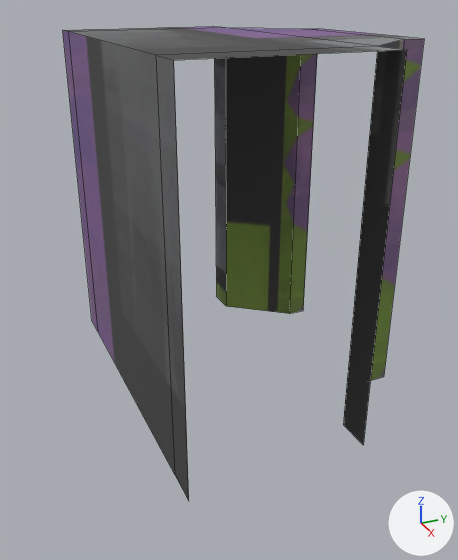
The FBX model Assets/Hamster/RawAssets/wall_t_shape.fbx as it was, and as the next commit left it.
Camera for both pictures: a 50 mm lens placed at (0.032, -0.0128, 0.0222), pointed at (0.0018, 0.0008, 0.0071). The lights are fixed; the arrows at lower right show +X, +Y and +Z. Mesh edges are drawn as thin lines. Where no turn or scale is listed for an object, it has been applied to the vertices.

The scene before the commit, as lines of its bpy script (objects in view):
```python
me_mesh = bpy.data.meshes.new('Mesh')
me_mesh.from_pydata(...)  # 24 vertices, 14 faces; spans x -0.01..0.01, y -0.005..0.0101, z 0.0..0.02
me_mesh.materials.append(mat_walls_shader)  # picture img_wall_pieces_tex_jpg
# before: 0 (0.005, 0.0088, 0.02) at pixel (404, 39), 1 (0.005, 0.0088, 0.0), 2 (0.005, 0.0101, 0.02) at pixel (424, 38), 3 (0.005, 0.0101, 0.0) at pixel (383, 376), 6 (-0.005, 0.0088, 0.02) at pixel (301, 28)
# before: 7 (-0.005, 0.0088, 0.0) at pixel (289, 313), 8 (-0.005, 0.0101, 0.0) at pixel (303, 310), 9 (-0.005, 0.0101, 0.02) at pixel (318, 28), 16 (0.01, -0.005, 0.0) at pixel (188, 501), 19 (0.01, 0.005, 0.0) at pixel (363, 445)
# before: 20 (-0.01, -0.005, 0.0) at pixel (91, 320), 23 (-0.01, 0.005, 0.0) at pixel (216, 296)
ob_wall_t_shape = bpy.data.objects.new('wall_t_shape', me_mesh)
ob_wall_t_shape.location = (0.0, 0.0, 0.0)
```
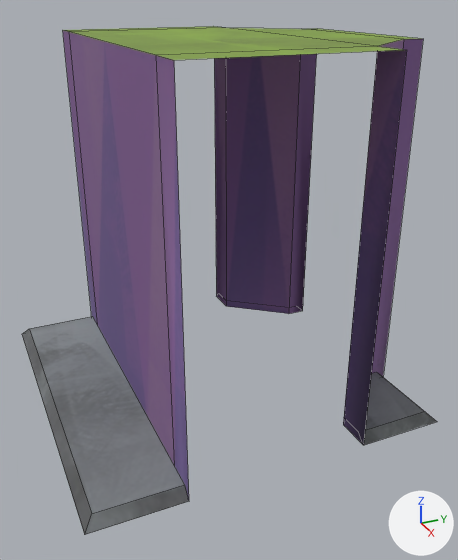
Boxes [x1, y1, x2, y2] around the edits, measured in the pictures (458 x 560 px):
'wall_t_shape', reshaped (15% wider, 7% taller)
    before: [63, 26, 424, 501]
    after: [22, 26, 437, 535]
part 1 of me_mesh, built on
    before: [289, 39, 424, 380]
    after: [22, 39, 437, 535]
part 2 of me_mesh, surface changed (grey to purple)
    both: [65, 26, 422, 499]

The change, as a list of edits to the scene's bpy script:
```text
Change me_mesh:
    used by ob_wall_t_shape; location = (0.0, 0.0, 0.0)
    verts and faces of me_mesh; kept vertices keep their numbers, new ones are numbered from 24
    remove me_mesh.from_pydata(...)  # 24 vertices, 14 faces; spans x -0.01..0.01, y -0.005..0.0101, z 0.0..0.02
    add me_mesh.from_pydata(...)  # 42 vertices, 24 faces; spans x -0.01..0.01, y -0.01..0.01, z 0.0..0.02
    me_mesh part 1
    add delete_vertices([3, 8])  # with the faces that use them
    add verts[2] = (0.005, 0.01, 0.02)  # moved, pixel (423, 38)
    add verts[9] = (-0.005, 0.01, 0.02)  # moved, pixel (317, 28)
    add verts[24] = (-0.0095, -0.0095, 0.0006)  # pixel (29, 328)
    add verts[25] = (0.0095, -0.0095, 0.0006)  # pixel (91, 513)
    add verts[26] = (0.0095, 0.005, 0.0005)  # pixel (358, 432)
    add verts[27] = (-0.0095, 0.005, 0.0005)  # pixel (218, 293)
    add for new, old in zip([*range(28, 32)], [*range(24, 28)]): verts[new] = verts[old] + (0.0, 0.0045, 0.0)
    add verts[32] = (0.005, 0.01, 0.0)  # pixel (383, 377)
    add verts[33] = (-0.005, 0.01, 0.0)  # pixel (302, 310)
    add verts[34] = (-0.01, -0.01, 0.0)  # pixel (21, 334)
    add verts[35] = (0.01, -0.01, 0.0)  # pixel (84, 534)
    add verts[36] = (0.01, 0.01, 0.0)  # pixel (437, 421)
    add verts[37] = (0.005, 0.0095, 0.0005)  # pixel (376, 372)
    add verts[38] = (0.005, 0.0088, 0.0005)
    add verts[39] = (0.008, 0.005, 0.0005)  # pixel (343, 417)
    add verts[40] = (-0.01, 0.01, 0.0)
    add verts[41] = (-0.005, 0.0095, 0.0005)  # pixel (296, 306)
    add verts[42] = (-0.005, 0.0088, 0.0005)  # pixel (289, 307)
    add verts[43] = (-0.008, 0.005, 0.0005)  # pixel (226, 300)
    add faces += [(0, 1, 32, 2), (6, 9, 33, 7), (24, 25, 29, 28), (24, 34, 35, 25), (16, 29, 25, 35), (20, 34, 24, 28)]
    add faces += [(26, 30, 37, 38, 39), (19, 36, 30, 26), (30, 36, 32, 37), (27, 43, 42, 41, 31), (23, 27, 31, 40), (31, 41, 33, 40)]
    me_mesh part 2: 12 kept faces spanning x -0.01..0.01, y -0.005..0.01, z 0.0..0.02 get new texture (UV) coordinates
```
